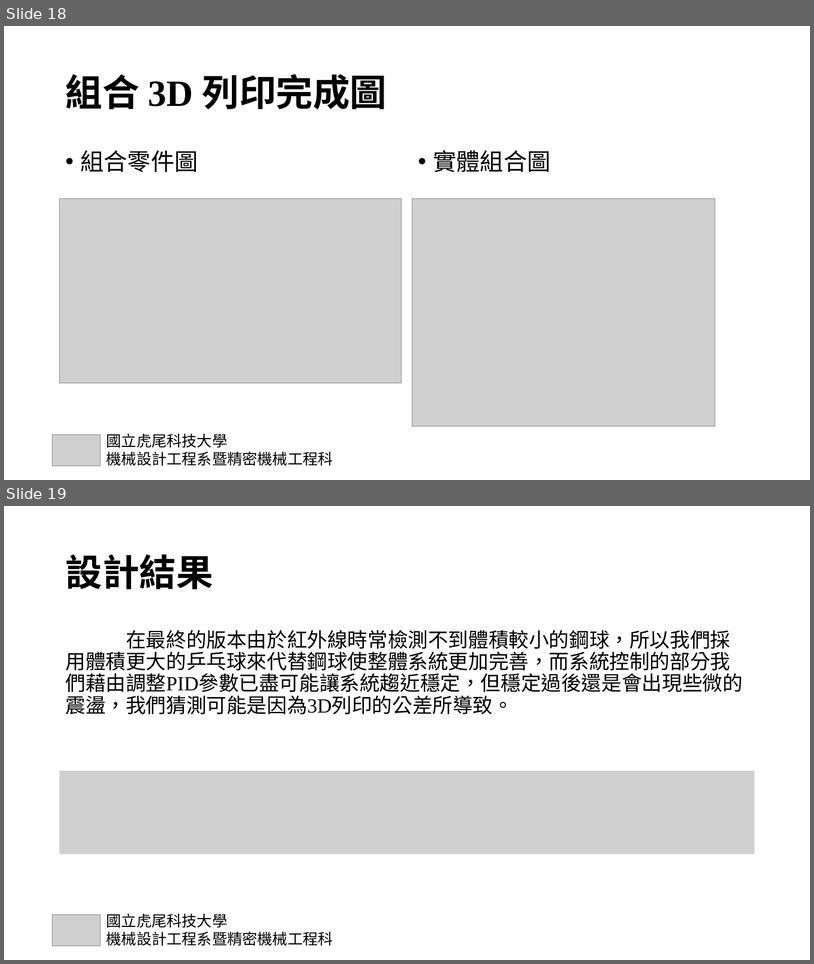
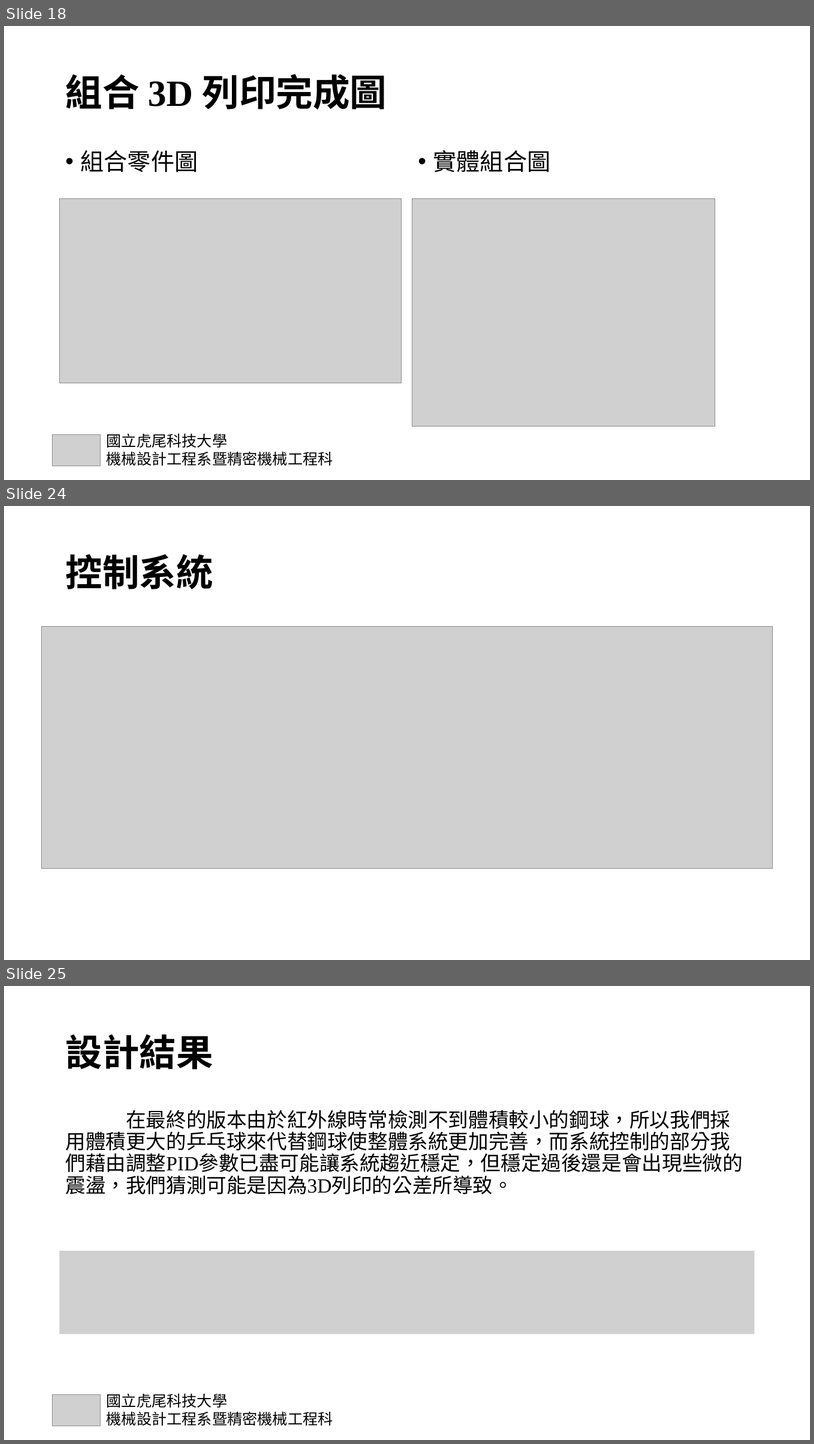
Before and after one commit to snowfall-killer/pj4101, a slide deck: PPT/專題報告PPT.pptx. Shown one above the other, each under a label of ours: slides 18 and 19 before the commit, slides 18, 24 and 25 after it; the slides between them are not shown. The pictures are 814x964 and 814x1444 pixels, drawn with LibreOffice and Linux fonts; fonts in the diff are those of the drawing; grey boxes stand for pictures. Boxes give left, top, right and bottom in pixels: in the first picture for what was removed or moved away, otherwise in the second. Text is boxed around its words. In the diff, an @@ line names an element or a change of style, - is before the commit and + after.

Commit message:
加入控制程式

```diff
--- a/PPT/專題報告PPT.pptx
+++ b/PPT/專題報告PPT.pptx
@@ slide 24 added at <box>4,506,810,960</box>, background #FFFFFF @@
@@ title added at <box>65,554,213,589</box>, 44 pt, text #000000, bold @@
+控制系統
@@ picture added at <box>42,627,773,868</box> @@
@@ what was slide 19 is now slide 25 @@
```
Also in this commit, not shown: 5 other slides added.
